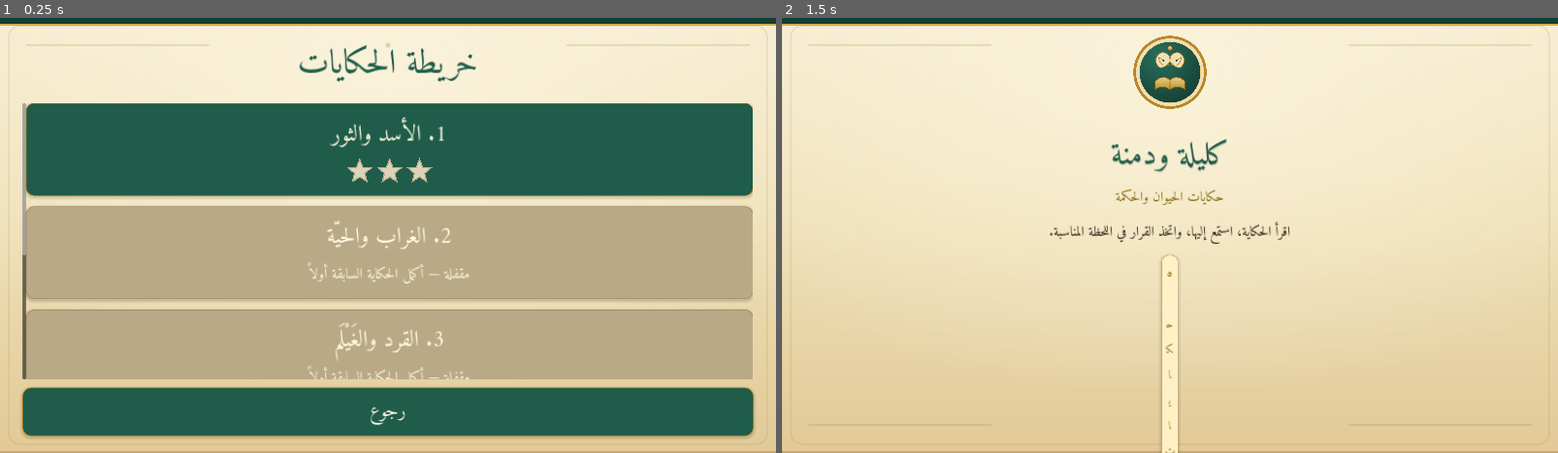
Above: before the commit, frames 1-2 (left to right).
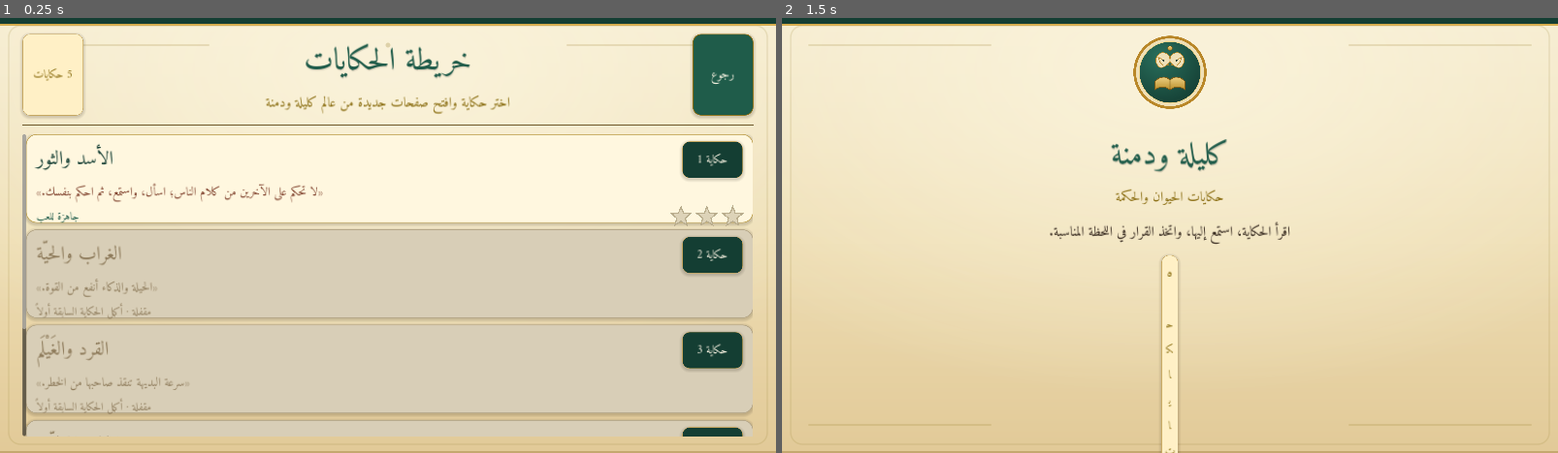
Above: after the commit, the same moments.

Repository: bdssmdkacem-dot/Kalila-Dimna
Game: Godot game, scene res://scenes/story_map.tscn
Same seed, same stepped clock (60 frames per second), same inputs: the game is played once before the commit and once after it. This scene is started directly instead of the project's main scene.
Inputs (mouse positions are in pixels of both pictures, inside the frame that each line leads up to):
- Up to frame 1 (0.25 s): no input
- Up to frame 2 (1.5 s): click "رجوع" at 0.5 s; tap Enter at 1.25 s; move the mouse to (1340, 213) at 1.27 s; click (1340, 213) at 1.42 s

The runs differ from the first frame. In frame 1, 68% of the frame differs, in the area x 2-98%, y 3-97%; in frame 2, nothing differs.

Commit message:
Redesign story map with branded cards

Diff:
--- a/scenes/story_map.gd
+++ b/scenes/story_map.gd
@@ -1,5 +1,5 @@
 extends Control
-## خريطة القصص: بطاقة لكل حكاية، تُفتح بالتسلسل.
+## خريطة القصص: بطاقات حكايات بطابع مخطوطات، مع فتح متسلسل.
 
 const MENU := "res://scenes/main_menu.tscn"
 const PLAYER := "res://scenes/story_player.tscn"
@@ -7,7 +7,26 @@
 
 func _ready() -> void:
 	var box := UI.page(self)
-	box.add_child(UI.label("خريطة الحكايات", 84, UI.C_GREEN))
+
+	var header := HBoxContainer.new()
+	header.add_theme_constant_override("separation", 16)
+	header.custom_minimum_size = Vector2(0, 84)
+	box.add_child(header)
+
+	var back := UI.button("رجوع", 30, 70)
+	back.custom_minimum_size.x = 150
+	back.pressed.connect(func(): get_tree().change_scene_to_file(MENU))
+	header.add_child(back)
+
+	var title_wrap := UI.title_block("خريطة الحكايات", "اختر حكاية وافتح صفحات جديدة من عالم كليلة ودمنة")
+	title_wrap.size_flags_horizontal = Control.SIZE_EXPAND_FILL
+	header.add_child(title_wrap)
+
+	var badge := UI.pill("%d حكايات" % StoryLoader.stories.size(), 28, UI.C_GOLD_DARK, Color("fff0c6"))
+	badge.custom_minimum_size.x = 150
+	header.add_child(badge)
+
+	box.add_child(UI.section_divider())
 
 	var scroll := ScrollContainer.new()
 	scroll.size_flags_vertical = Control.SIZE_EXPAND_FILL
@@ -16,49 +35,74 @@
 
 	var list := VBoxContainer.new()
 	list.size_flags_horizontal = Control.SIZE_EXPAND_FILL
-	list.add_theme_constant_override("separation", 26)
+	list.add_theme_constant_override("separation", 16)
 	scroll.add_child(list)
 
 	for i in StoryLoader.stories.size():
 		list.add_child(_make_card(i))
-
-	var back := UI.button("رجوع", 46, 120)
-	back.pressed.connect(func(): get_tree().change_scene_to_file(MENU))
-	box.add_child(back)
 
 
 func _make_card(i: int) -> Button:
 	var s: Dictionary = StoryLoader.stories[i]
 	var unlocked := GameState.is_unlocked(i)
 
-	var card := Button.new()
-	card.custom_minimum_size = Vector2(0, 230)
+	var card := UI.card_button(220)
 	card.disabled = not unlocked
 	card.pressed.connect(_on_story_pressed.bind(s))
 
-	var m := MarginContainer.new()
-	m.set_anchors_preset(Control.PRESET_FULL_RECT)
-	m.mouse_filter = Control.MOUSE_FILTER_IGNORE
-	card.add_child(m)
+	var margin := MarginContainer.new()
+	margin.set_anchors_and_offsets_preset(Control.PRESET_FULL_RECT)
+	margin.add_theme_constant_override("margin_left", 26)
+	margin.add_theme_constant_override("margin_right", 26)
+	margin.add_theme_constant_override("margin_top", 18)
+	margin.add_theme_constant_override("margin_bottom", 18)
+	margin.mouse_filter = Control.MOUSE_FILTER_IGNORE
+	card.add_child(margin)
 
-	var v := VBoxContainer.new()
-	v.alignment = BoxContainer.ALIGNMENT_CENTER
-	v.add_theme_constant_override("separation", 10)
-	v.mouse_filter = Control.MOUSE_FILTER_IGNORE
-	m.add_child(v)
+	var content := VBoxContainer.new()
+	content.add_theme_constant_override("separation", 8)
+	content.mouse_filter = Control.MOUSE_FILTER_IGNORE
+	margin.add_child(content)
 
-	var title := UI.label("%d. %s" % [i + 1, s.title], 56, UI.C_CARD)
-	title.mouse_filter = Control.MOUSE_FILTER_IGNORE
-	v.add_child(title)
+	var head := HBoxContainer.new()
+	head.add_theme_constant_override("separation", 14)
+	head.mouse_filter = Control.MOUSE_FILTER_IGNORE
+	content.add_child(head)
+
+	var number := UI.pill("حكاية %d" % (i + 1), 28, UI.C_PAPER_LIGHT, UI.C_GREEN_DARK)
+	number.custom_minimum_size.x = 150
+	head.add_child(number)
+
+	var title := UI.label(s.title, 48, UI.C_GREEN_DARK if unlocked else UI.C_MUTED)
+	title.size_flags_horizontal = Control.SIZE_EXPAND_FILL
+	title.horizontal_alignment = HORIZONTAL_ALIGNMENT_RIGHT
+	head.add_child(title)
+
+	var moral := UI.label("«%s»" % String(s.get("moral", "")), 30, UI.C_TERRACOTTA_DARK if unlocked else UI.C_MUTED)
+	moral.horizontal_alignment = HORIZONTAL_ALIGNMENT_RIGHT
+	moral.custom_minimum_size = Vector2(0, 50)
+	content.add_child(moral)
+
+	var footer := HBoxContainer.new()
+	footer.add_theme_constant_override("separation", 14)
+	footer.mouse_filter = Control.MOUSE_FILTER_IGNORE
+	content.add_child(footer)
 
 	if unlocked:
-		var stars := StarRow.new().setup(GameState.stars_of(s.id), 60.0)
+		var stars := StarRow.new().setup(GameState.stars_of(s.id), 50.0)
 		stars.size_flags_horizontal = Control.SIZE_SHRINK_CENTER
-		v.add_child(stars)
+		footer.add_child(stars)
+
+		var status := UI.label("جاهزة للعب", 27, UI.C_GREEN)
+		status.horizontal_alignment = HORIZONTAL_ALIGNMENT_RIGHT
+		status.size_flags_horizontal = Control.SIZE_EXPAND_FILL
+		footer.add_child(status)
 	else:
-		var lock := UI.label("مقفلة — أكمل الحكاية السابقة أولاً", 36, UI.C_CARD)
-		lock.mouse_filter = Control.MOUSE_FILTER_IGNORE
-		v.add_child(lock)
+		var lock := UI.label("مقفلة · أكمل الحكاية السابقة أولاً", 27, UI.C_MUTED)
+		lock.size_flags_horizontal = Control.SIZE_EXPAND_FILL
+		lock.horizontal_alignment = HORIZONTAL_ALIGNMENT_RIGHT
+		footer.add_child(lock)
+
 	return card
 
 
